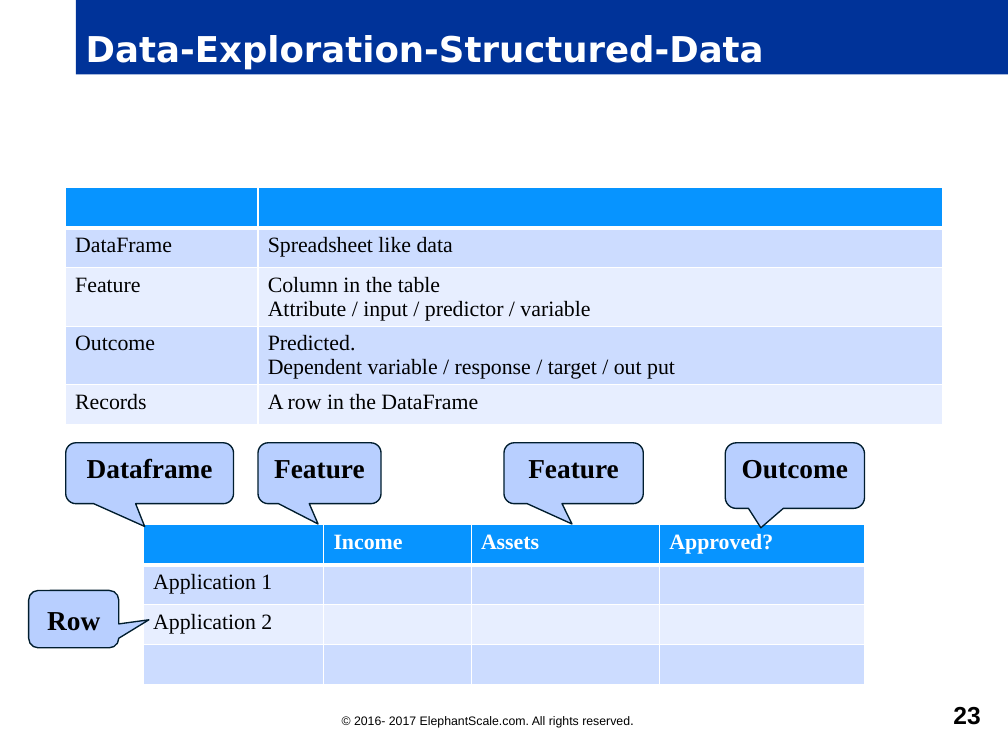
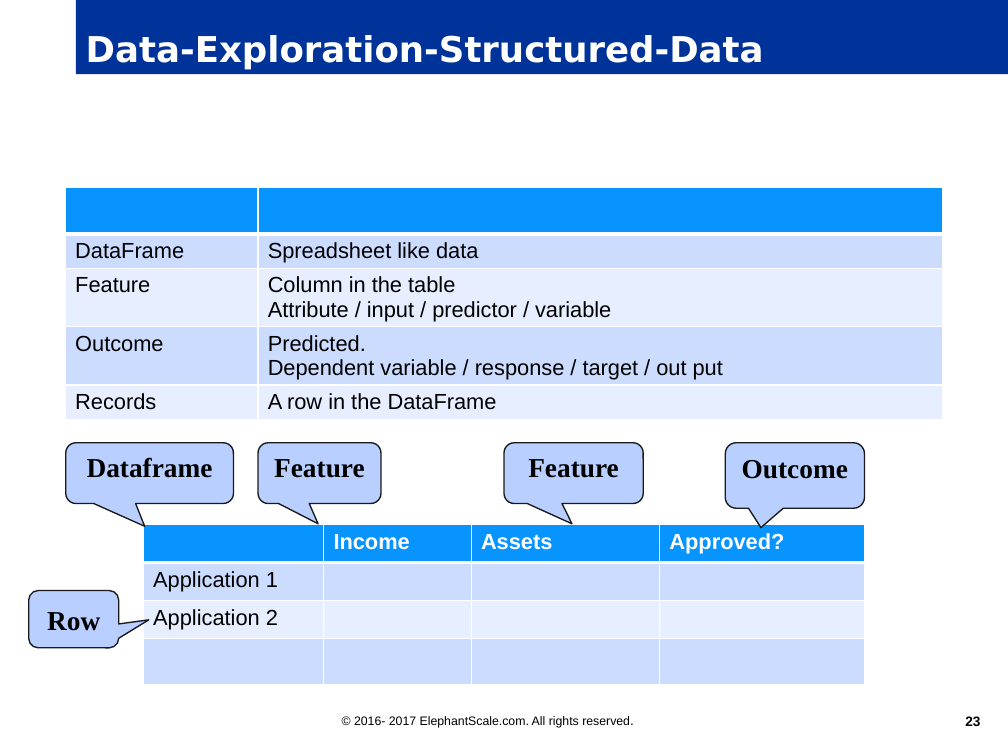
Before and after one commit to elephantscale/es-training-new, a slide deck: slide 23 of machine-learning/slides/Machine-Learning.pptx. Drawn at 1008x738 pixels with LibreOffice and Linux fonts; fonts in the diff are those of the drawing; background and template pictures are left out. Boxes give left, top, right and bottom in pixels: in the first picture for what was removed or moved away, otherwise in the second. Text is boxed around its words. In the diff, an @@ line names an element or a change of style, - is before the commit and + after.

```diff
--- a/machine-learning/slides/Machine-Learning.pptx
+++ b/machine-learning/slides/Machine-Learning.pptx
@@ table at box(65, 188, 942, 419) @@
@@ font Times New Roman to Arial @@
@@ borders changed @@
@@ table at box(144, 524, 864, 683) @@
@@ font Times New Roman to Arial @@
@@ borders changed @@
@@ outline #001D2E 1 pt to #1A1A1A 0.99 pt in 5 elements at box(726, 443, 865, 508), box(258, 443, 381, 504), box(66, 443, 234, 504), box(504, 443, 644, 504), box(29, 590, 119, 647) @@
@@ page number at box(965, 716, 980, 726): size 18 to 10 pt @@
```
Also in this commit, not shown: 50 other slides changed, 3 slides added, 20 other files.
